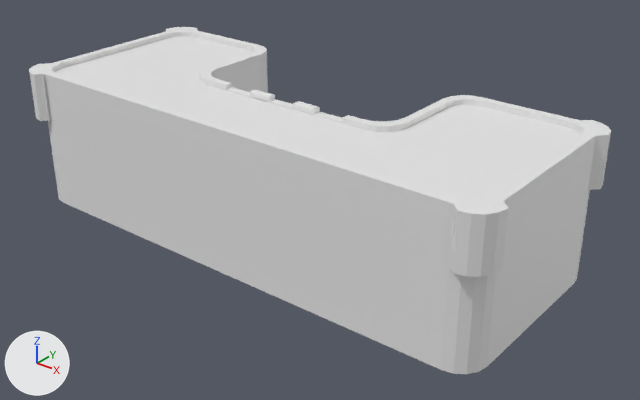
Renders of the FBX model Assets/Models/3Dtest/Castle_full05.fbx from each side of a commit.
Camera for both pictures: a camera (50 mm lens) standing at (135.8, -159.8, 109.8) and looking at (7.3, 0.7, 10.3). The axes (+X, +Y, +Z) are drawn at lower left. The lights are the same throughout. Where no turn or scale is listed for an object, it has been applied to the vertices.

The first picture shows 'Plane', 'wall_corner.007', 'wall_corner.008', 'wall_corner.012', 'wall_corner.013', 'wall_corner.014', 'wall_corner.016', 'wall_corner.018', 'wall_corner.022', 'wall_corner.023', 'wall_corner.025', 'wall_corner.026'.
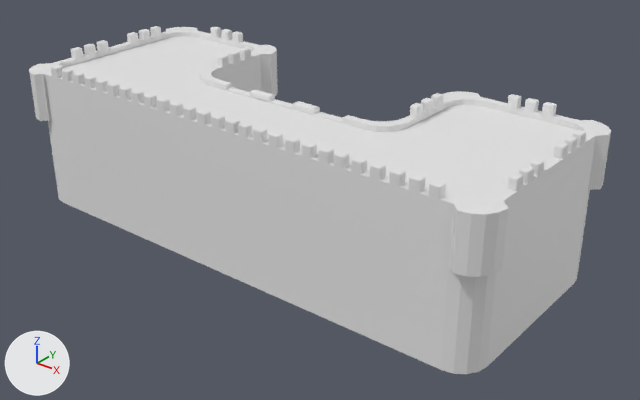
Commit message: Castles fixes

Where the newer file only moved an object's origin or applied its transform, the numbers keep the older frame.

Diff of the bpy script that builds the scene:
```diff
--- a/Assets/Models/3Dtest/Castle_full05.fbx.py
+++ b/Assets/Models/3Dtest/Castle_full05.fbx.py
@@ me_cube_123 @@
 me_cube_123.from_pydata(...)  # 8 vertices, 3 faces; spans x -60.5..0.0, y -31.9..-29.7, z -20.2..17.8
 # verts and faces of me_cube_123; kept vertices keep their numbers, new ones are numbered from 8
+# me_cube_123 part 1
+delete_vertices([*range(4, 8)])  # with the faces that use them
+for new, old in zip([*range(8, 12)], [*range(0, 4)]): verts[new] = verts[old] + (121.0, 0.0, 0.0)
+faces += [(0, 8, 9, 1), (2, 10, 11, 3), (1, 9, 10, 2)]
 me_cube_123.materials.append(mat_castle)
@@ me_cube_118 @@
-me_cube_118.from_pydata(...)  # 8 vertices, 3 faces; spans x 0.0..60.5, y -31.9..-29.7, z -20.2..17.8
+me_cube_118.from_pydata(...)  # 20 vertices, 18 faces; spans x -5.2..3.7, y -5.2..3.7, z -6.6..6.6
+# me_cube_118 part 2
+# 12 vertices are added at x -5.2..3.7, y -5.2..3.7, z -6.6..6.6
+# 8 new vertices lie (2.1, 2.1, 0.0) away from vertices in x -5.1..1.6, y -5.1..1.6, z -6.6..6.6
+# 18 new faces join them
 me_cube_118.materials.append(mat_castle)
@@ ob_wall_corner_018 @@
 ob_wall_corner_018 = bpy.data.objects.new('wall_corner.018', me_cube_118)
-ob_wall_corner_018.location = (-0.5, 3.9, 19.2)
+ob_wall_corner_018.location = (-32.4, 26.4, 30.4)
@@ ob_spikes1_013 @@
+ob_spikes1_013 = bpy.data.objects.new('Spikes1.013', me_cube_226)  # 144 vertices, 111 faces; spans x -5.92..5.92, y -1.09..1.09, z -1.86..0.74; in mat_wall_castle (white #e7e7e7)
+ob_spikes1_013.location = (50.4, 27.1, 38.8)
@@ ob_spikes1_011 @@
+ob_spikes1_011 = bpy.data.objects.new('Spikes1.011', me_cube_224)  # 288 vertices, 222 faces; spans x -12.8..12.8, y -1.1..1.1, z -1.9..0.7; in mat_wall_castle (white #e7e7e7)
+ob_spikes1_011.location = (46.5, -27.0, 38.8)
@@ ob_spikes1_008 @@
+ob_spikes1_008 = bpy.data.objects.new('Spikes1.008', me_cube_226.copy())
+ob_spikes1_008.location = (-49.7, 27.1, 38.8)
@@ ob_spikes1_010 @@
+ob_spikes1_010 = bpy.data.objects.new('Spikes1.010', me_cube_224.copy())
+ob_spikes1_010.location = (19.7, -27.0, 38.8)
@@ ob_wall_corner_029 @@
+ob_wall_corner_029 = bpy.data.objects.new('wall_corner.029', me_cube_241)  # 20 vertices, 18 faces; spans x -3.75..5.15, y -5.15..3.75, z -6.62..6.62; in mat_castle (white #e7e7e7)
+ob_wall_corner_029.location = (31.3, 26.4, 30.4)
@@ ob_spikes1_005 @@
+ob_spikes1_005 = bpy.data.objects.new('Spikes1.005', me_cube_191)  # 288 vertices, 222 faces; spans x -1.1..1.1, y -16.0..16.0, z -1.9..0.7; in mat_wall_castle (white #e7e7e7)
+ob_spikes1_005.location = (67.9, 0.0, 38.8)
@@ ob_spikes1_006 @@
+ob_spikes1_006 = bpy.data.objects.new('Spikes1.006', me_cube_216)  # 288 vertices, 222 faces; spans x -1.1..1.1, y -16.0..16.0, z -1.9..0.7; in mat_wall_castle (white #e7e7e7)
+ob_spikes1_006.location = (-69.0, 1.5, 38.8)
@@ ob_spikes1_007 @@
+ob_spikes1_007 = bpy.data.objects.new('Spikes1.007', me_cube_224.copy())
+ob_spikes1_007.location = (-47.7, -27.0, 38.8)
@@ ob_spikes1_012 @@
+ob_spikes1_012 = bpy.data.objects.new('Spikes1.012', me_cube_226.copy())
+ob_spikes1_012.location = (-27.3, -27.0, 38.8)
@@ ob_spikes1_014 @@
+ob_spikes1_014 = bpy.data.objects.new('Spikes1.014', me_cube_227)  # 144 vertices, 111 faces; spans x -1.09..1.09, y -5.92..5.92, z -1.86..0.74; in mat_wall_castle (white #e7e7e7)
+ob_spikes1_014.location = (31.0, 11.7, 38.8)
@@ ob_spikes1_015 @@
+ob_spikes1_015 = bpy.data.objects.new('Spikes1.015', me_cube_227.copy())
+ob_spikes1_015.location = (-31.9, 11.7, 38.8)
@@ ob_spikes1_009 @@
+ob_spikes1_009 = bpy.data.objects.new('Spikes1.009', me_cube_224.copy())
+ob_spikes1_009.location = (-6.8, -27.0, 38.8)
```

Pixel boxes [x1, y1, x2, y2] of what changed, in the pictures (640 x 400 px; the box of a moved part takes in the faces that stretch with it):
'wall_corner.018', reshaped, moved (92% narrower, 79% shorter)
    before: [213, 125, 449, 366]
    after: [260, 45, 278, 96]
'Spikes1.011', added
    after: [334, 151, 446, 199]
'Spikes1.010', added
    after: [238, 122, 334, 164]
'Spikes1.005', added
    after: [507, 130, 586, 191]
'Spikes1.009', added
    after: [156, 97, 240, 134]
'Spikes1.007', added
    after: [51, 65, 120, 96]
'Spikes1.006', added
    after: [71, 26, 161, 59]
'Spikes1.013', added
    after: [507, 94, 557, 117]
'Spikes1.012', added
    after: [119, 86, 157, 107]
'Spikes1.014', added
    after: [410, 93, 443, 118]
'Spikes1.015', added
    after: [217, 47, 251, 67]
'Spikes1.008', added
    after: [210, 27, 243, 43]
'wall_corner.029', added
    after: [443, 91, 481, 98]
part 1 of me_cube_123, moved or reshaped
    before: [50, 74, 219, 130]
    after: [50, 75, 449, 202]
part 2 of me_cube_118, added
    after: [260, 45, 278, 96]
